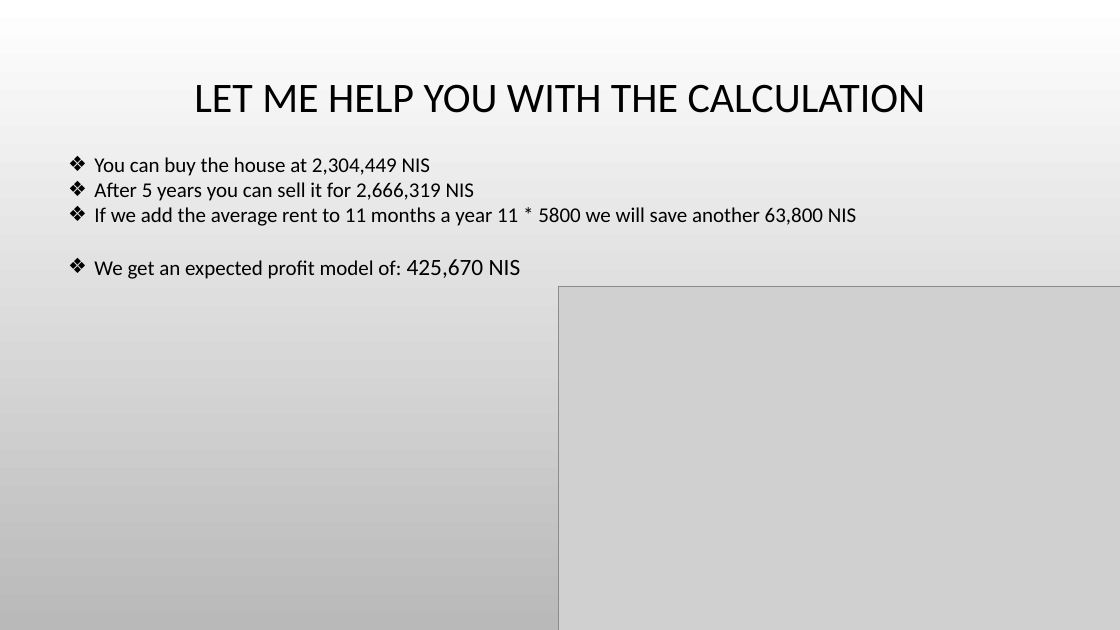
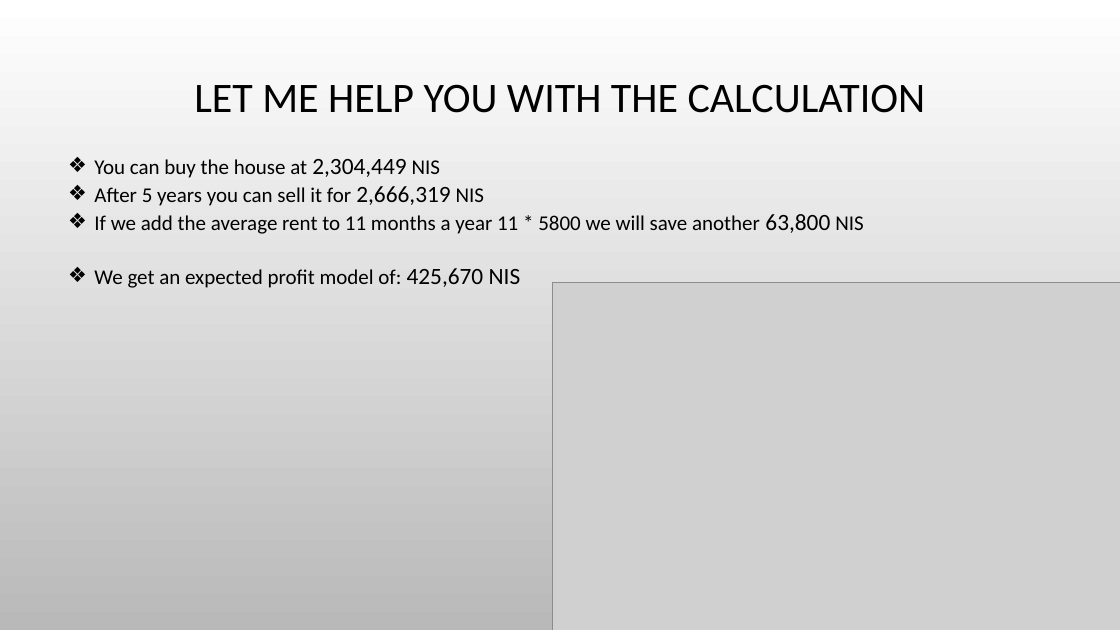
Before and after one commit to Yarin-Ben-Baruch/Real-estate-analyze, a slide deck: slide 26 of Real estate.pptx. Drawn at 1120x630 pixels with LibreOffice and Linux fonts; fonts in the diff are those of the drawing; grey boxes stand for pictures; background and template pictures are left out. Boxes give left, top, right and bottom in pixels: in the first picture for what was removed or moved away, otherwise in the second. Text is boxed around its words. In the diff, an @@ line names an element or a change of style, - is before the commit and + after.

```diff
--- a/Real estate.pptx
+++ b/Real estate.pptx
@@ text at <box>94,159,863,234</box>: size 18 to 20 pt in "2,304,449", "2,666,319", "63,800" @@
@@ picture: place and size @@
-picture at <box>559,286,1120,630</box>
+picture at <box>553,282,1120,630</box>
```
Also in this commit, not shown: 4 other slides changed.
